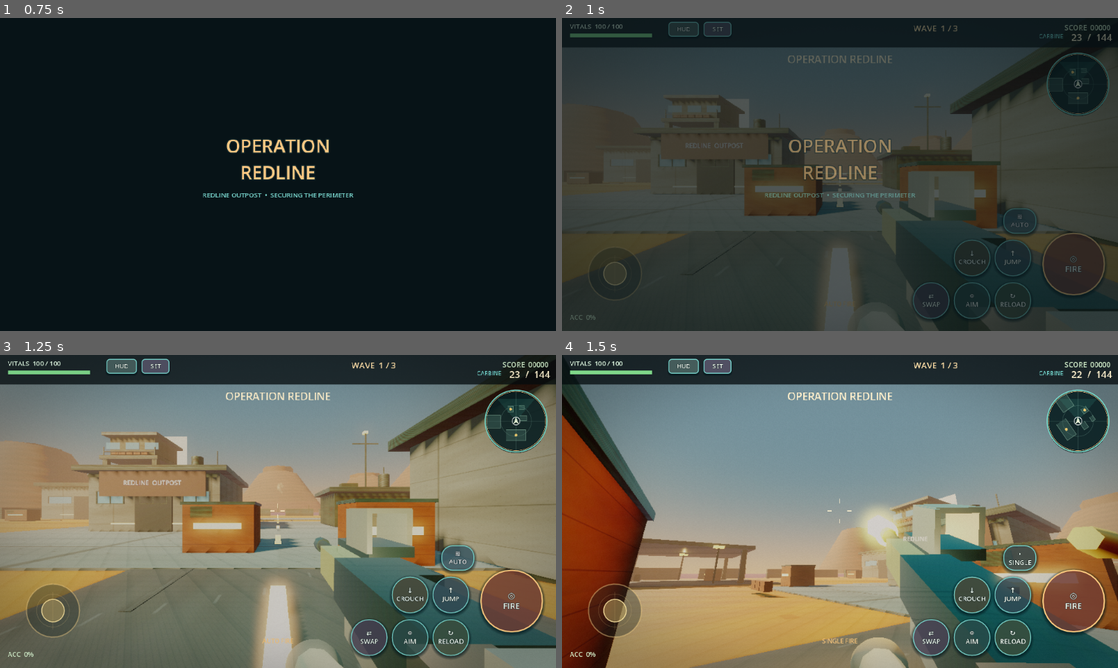
Above: before the commit, frames 1-4 (two rows, left to right).
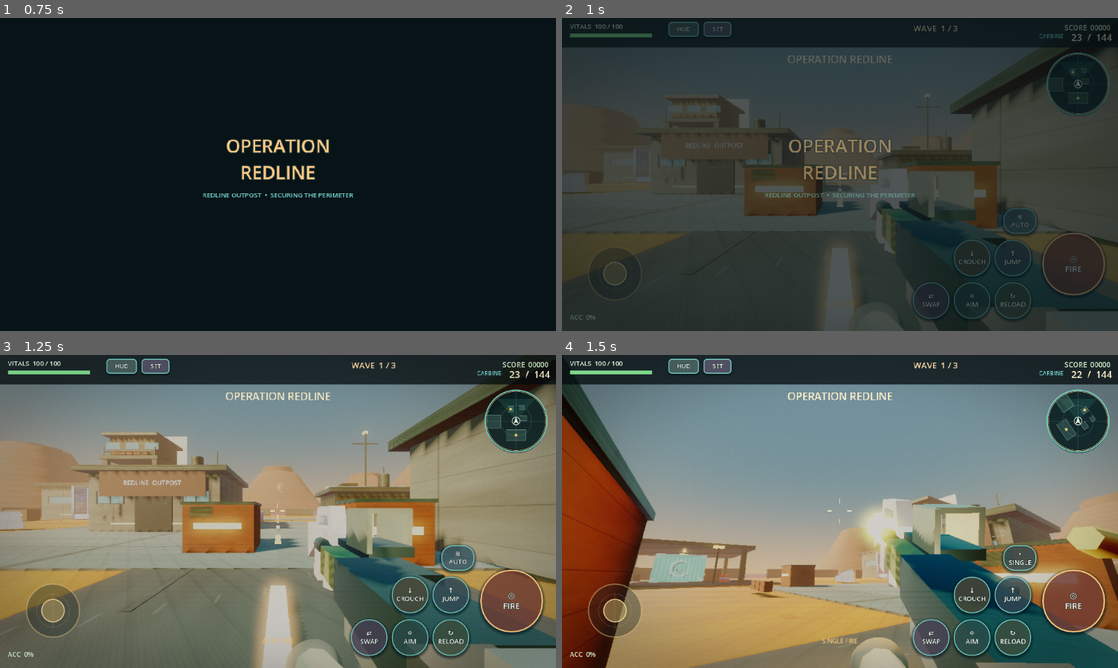
Above: after the commit, the same moments.

Repository: black-glass-dev/2D-Game
Game: Godot game, scene res://scenes/Main.tscn
Two runs of this game, one before a commit and one after it. Both use one fixed random seed, a clock stepped at 60 frames per second and the inputs below.
Inputs (mouse positions are in pixels of both pictures, inside the frame that each line leads up to):
- Up to frame 1 (0.75 s): click "• SINGLE" at 0.5 s
- Up to frame 2 (1 s): no input
- Up to frame 3 (1.25 s): no input
- Up to frame 4 (1.5 s): tap Enter at 1.25 s; move the mouse to (867, 511) at 1.27 s; hold W from 1.28 s (still down); tap C at 1.35 s; click (867, 511) at 1.42 s

Frame 1 is identical in both runs. In frame 2, 0.8% of the frame differs, in the area x 0-68%, y 41-76%; in frame 3, 3.0%; in frame 4, 3.5%, in the area x 15-86%, y 45-83%.
Error in both runs: Invalid assignment of property or key 'modulate' with value of type 'Color' on a base object of type 'MeshInstance3D'. (res://scripts/weapon_effects.gd:219)

Commit message:
feat: add CC0 period outpost asset kit
Co-authored-by: arena-agent <297053741+arena-agent@users.noreply.github.com>

Diff:
--- a/scripts/enemy.gd
+++ b/scripts/enemy.gd
@@ -12,6 +12,11 @@
 const SIGHT_CHECK_INTERVAL := 0.22
 const GRAVITY := 18.0
 const RADAR_NEAR_RANGE := 22.0
+
+# Conventional low-poly character and carbine from Kenney's CC0 library.
+# Source/provenance: assets/third_party/kenney_cc0/README.md.
+const KENNEY_SOLDIER_SCENE := preload("res://assets/third_party/kenney_cc0/characters/arena_soldier.glb")
+const KENNEY_MACHINEGUN_SCENE := preload("res://assets/third_party/kenney_cc0/weapons/machinegun.glb")
 
 var health := MAX_HEALTH
 var attack_timer := 1.0
@@ -38,6 +43,9 @@
 var muzzle_flash_left := 0.0
 var hit_react := 0.0
 var reload_motion := 0.0
+var imported_soldier: Node3D
+var imported_animator: AnimationPlayer
+var imported_animation := ""
 
 func setup(index: int) -> void:
 	spawn_index = index
@@ -157,6 +165,15 @@
 	if body_visual == null or not active:
 		return
 	var speed := Vector2(velocity.x, velocity.z).length()
+	if imported_soldier != null:
+		# The source includes authored hold/walk/shoot clips; use them rather than
+		# posing a robot-like primitive limb rig. Animation is cosmetic only.
+		if muzzle_flash_left > 0.0:
+			_set_imported_animation("holding-both-shoot")
+		elif speed > .38:
+			_set_imported_animation("walk")
+		else:
+			_set_imported_animation("holding-both")
 	walk_phase += delta * (3.2 + speed * 3.8)
 	hit_react = maxf(hit_react - delta * 7.0, 0.0)
 	reload_motion = maxf(reload_motion - delta * 1.8, 0.0)
@@ -240,7 +257,18 @@
 	var accent := _mat([Color("a4342d"), Color("c14431"), Color("802d30")][variant], .68, .05)
 	var face_wrap := _mat([Color("2c2927"), Color("27312e"), Color("382923")][variant], .94, .0)
 	var black := _mat(Color("0b1215"), .50, .58)
-	var visor := _mat(Color("164d52"), .12, .82, Color("46d7cc"), .55)
+	# The imported Kenney soldier is a genuinely modeled, textured character,
+	# replacing the old all-primitive tactical mannequin. Keep a small red
+	# armband only as an original gameplay-identification affordance.
+	if _build_imported_soldier(accent):
+		_build_weapon(black, accent)
+		_build_footstep_dust()
+		_build_nameplate()
+		return
+	# Conservative fallback for an interrupted/missing asset import. It remains
+	# a conventional, non-scifi combatant and preserves gameplay if a developer
+	# intentionally removes the optional CC0 asset directory.
+	var visor := _mat(Color("263b3a"), .20, .55, Color.TRANSPARENT, .0)
 	var plate_edge := _mat(Color("486560"), .50, .34)
 	_part_capsule("Tactical uniform torso", Vector3(0, 1.20, 0), .29, .72, uniform)
 	_part_box("Plate carrier", Vector3(0, 1.20, -.238), Vector3(.54, .50, .09), vest)
@@ -268,6 +296,44 @@
 	_build_footstep_dust()
 	_build_nameplate()
 
+func _build_imported_soldier(accent: Material) -> bool:
+	var scene_visual := KENNEY_SOLDIER_SCENE.instantiate() as Node3D
+	if scene_visual == null:
+		return false
+	imported_soldier = scene_visual
+	imported_soldier.name = "Kenney CC0 armed raider"
+	# The source character is stylised/proportional for pixel art. This authored
+	# non-uniform display scale keeps a readable adult human silhouette inside the
+	# existing 1.75 m collider without changing navigation or hitboxes.
+	imported_soldier.scale = Vector3(.78, 2.14, .95)
+	body_visual.add_child(imported_soldier)
+	imported_animator = _find_animation_player(imported_soldier)
+	_set_imported_animation("holding-both")
+	_part_box("Raider faction armband", Vector3(-.34, 1.37, -.01), Vector3(.15, .11, .27), accent)
+	return true
+
+func _find_animation_player(node: Node) -> AnimationPlayer:
+	if node is AnimationPlayer:
+		return node as AnimationPlayer
+	for child in node.get_children():
+		var found := _find_animation_player(child)
+		if found != null:
+			return found
+	return null
+
+func _set_imported_animation(short_name: String) -> void:
+	if imported_animator == null:
+		return
+	var animation_name := ""
+	for candidate in imported_animator.get_animation_list():
+		if candidate == short_name or candidate.ends_with("/" + short_name):
+			animation_name = candidate
+			break
+	if animation_name.is_empty() or imported_animation == animation_name:
+		return
+	imported_animator.play(animation_name, .12)
+	imported_animation = animation_name
+
 func _limb(limb_name: String, local_position: Vector3, uniform: Material, glove: Material) -> Node3D:
 	var limb := Node3D.new()
 	limb.name = limb_name
@@ -295,13 +361,23 @@
 	weapon_root.position = Vector3(.20, 1.25, -.37)
 	weapon_root.rotation_degrees = Vector3(-8, 0, 0)
 	body_visual.add_child(weapon_root)
-	_part_box_on(weapon_root, "Carbine stock", Vector3(0, -.01, .24), Vector3(.11, .10, .22), black)
-	_part_box_on(weapon_root, "Carbine receiver", Vector3(0, 0, 0), Vector3(.12, .12, .38), black)
-	_part_box_on(weapon_root, "Carbine red handguard", Vector3(0, 0, -.28), Vector3(.10, .095, .28), accent)
-	_part_box_on(weapon_root, "Carbine top rail", Vector3(0, .08, -.12), Vector3(.045, .025, .48), black)
-	_part_box_on(weapon_root, "Carbine sight", Vector3(0, .13, -.12), Vector3(.08, .08, .11), black)
-	_part_box_on(weapon_root, "Carbine magazine", Vector3(0, -.14, .04), Vector3(.085, .22, .12), black)
-	_part_box_on(weapon_root, "Carbine barrel", Vector3(0, .005, -.53), Vector3(.055, .055, .28), black)
+	if imported_soldier != null:
+		var imported_carbine := KENNEY_MACHINEGUN_SCENE.instantiate() as Node3D
+		if imported_carbine != null:
+			imported_carbine.name = "Kenney CC0 conventional carbine"
+			# Kenney's machinegun model is a compact real-world-style service weapon
+			# pointing along local -Z, matching the existing muzzle/effects contract.
+			imported_carbine.position = Vector3(-.075, -.045, -.13)
+			imported_carbine.scale = Vector3(1.28, 1.28, 1.28)
+			weapon_root.add_child(imported_carbine)
+	else:
+		_part_box_on(weapon_root, "Carbine stock", Vector3(0, -.01, .24), Vector3(.11, .10, .22), black)
+		_part_box_on(weapon_root, "Carbine receiver", Vector3(0, 0, 0), Vector3(.12, .12, .38), black)
+		_part_box_on(weapon_root, "Carbine red handguard", Vector3(0, 0, -.28), Vector3(.10, .095, .28), accent)
+		_part_box_on(weapon_root, "Carbine top rail", Vector3(0, .08, -.12), Vector3(.045, .025, .48), black)
+		_part_box_on(weapon_root, "Carbine sight", Vector3(0, .13, -.12), Vector3(.08, .08, .11), black)
+		_part_box_on(weapon_root, "Carbine magazine", Vector3(0, -.14, .04), Vector3(.085, .22, .12), black)
+		_part_box_on(weapon_root, "Carbine barrel", Vector3(0, .005, -.53), Vector3(.055, .055, .28), black)
 	weapon_flash = MeshInstance3D.new()
 	weapon_flash.name = "Raider muzzle flash"
 	var flash_mesh := SphereMesh.new()
--- a/scripts/pistol.gd
+++ b/scripts/pistol.gd
@@ -19,6 +19,8 @@
 const BASE_SPREAD := 0.008
 const SHOT_SOUND := preload("res://assets/audio/pistol_shot.wav")
 const RELOAD_SOUND := preload("res://assets/audio/reload_click.wav")
+# Conventional Kenney CC0 sidearm mesh; provenance is recorded beside assets.
+const KENNEY_PISTOL_SCENE := preload("res://assets/third_party/kenney_cc0/weapons/pistol.glb")
 
 var ammo := MAGAZINE_SIZE
 var reserve := STARTING_RESERVE
@@ -263,6 +265,7 @@
 	_cylinder_part("Threaded barrel", Vector3(0, .05, -.37), .038, .15, 10, polymer)
 	_part("Front sight", Vector3(0, .125, -.30), Vector3(.034, .05, .04), brass)
 	_part("Rear sight", Vector3(0, .125, .08), Vector3(.070, .05, .04), brass)
+	_add_kenney_pistol_detail()
 	_build_arm(sleeve, glove)
 	muzzle_flash = MeshInstance3D.new()
 	muzzle_flash.name = "Layered pistol muzzle flash"
@@ -297,6 +300,17 @@
 	gun_root.add_child(muzzle_light)
 	gun_root.visible = false
 
+func _add_kenney_pistol_detail() -> void:
+	var imported_pistol := KENNEY_PISTOL_SCENE.instantiate() as Node3D
+	if imported_pistol == null:
+		return
+	imported_pistol.name = "Kenney CC0 service pistol detail"
+	# The GLB is a compact conventional sidearm. Its local -Z muzzle is seated
+	# just behind the existing flash so shots retain a single visual source.
+	imported_pistol.position = Vector3(-.075, -.235, -.18)
+	imported_pistol.scale = Vector3(1.52, 1.52, 1.52)
+	gun_root.add_child(imported_pistol)
+
 func _build_arm(sleeve: Material, glove: Material) -> void:
 	var arm := Node3D.new()
 	arm.name = "Pistol gloved forearm"
--- a/scripts/rifle.gd
+++ b/scripts/rifle.gd
@@ -21,6 +21,8 @@
 ]
 const SHOT_SOUND := preload("res://assets/audio/rifle_shot.wav")
 const RELOAD_SOUND := preload("res://assets/audio/reload_click.wav")
+# Conventional Kenney CC0 weapon model; provenance is recorded with the asset.
+const KENNEY_MACHINEGUN_SCENE := preload("res://assets/third_party/kenney_cc0/weapons/machinegun.glb")
 
 var ammo := MAGAZINE_SIZE
 var reserve := STARTING_RESERVE
@@ -302,6 +304,7 @@
 	_part("Open optic glass", Vector3(0, .216, -.20), Vector3(.092, .105, .007), _lens_material())
 	for offset in [-.30, -.16, -.02, .12]:
 		_part("Handguard vent", Vector3(.085, -.015, offset - .30), Vector3(.014, .045, .055), polymer)
+	_add_kenney_carbine_detail()
 	_build_arms(sleeve, glove)
 	muzzle_flash = MeshInstance3D.new()
 	muzzle_flash.name = "Layered rifle muzzle flash"
@@ -337,6 +340,18 @@
 	muzzle_light.position = muzzle_flash.position
 	gun_root.add_child(muzzle_light)
 
+func _add_kenney_carbine_detail() -> void:
+	var imported_carbine := KENNEY_MACHINEGUN_SCENE.instantiate() as Node3D
+	if imported_carbine == null:
+		return
+	imported_carbine.name = "Kenney CC0 service carbine detail"
+	# Its native muzzle points along -Z. This aligns the real external mesh with
+	# the established recoil, casing and muzzle-flash positions while retaining
+	# the intentionally open original reflex sight and first-person hands.
+	imported_carbine.position = Vector3(-.075, -.095, -.39)
+	imported_carbine.scale = Vector3(1.48, 1.48, 1.48)
+	gun_root.add_child(imported_carbine)
+
 func _build_arms(sleeve: Material, glove: Material) -> void:
 	for side in [-1.0, 1.0]:
 		var arm := Node3D.new()
--- a/scripts/world_builder.gd
+++ b/scripts/world_builder.gd
@@ -11,6 +11,19 @@
 const ASPHALT_TEXTURE := "res://assets/textures/asphalt_512.png"
 const DETAIL_NORMAL := "res://assets/textures/terrain_detail_normal_512.png"
 const CINEMATIC_GRADE_SHADER := "res://assets/shaders/cinematic_grade.gdshader"
+
+# Kenney CC0 retro-urban/survival pieces. These are intentionally conventional
+# industrial, cargo and field-dressing assets — no science-fiction kit pieces.
+# Full source and CC0 provenance live in assets/third_party/kenney_cc0/README.md.
+const KENNEY_WALL_WINDOW := preload("res://assets/third_party/kenney_cc0/outpost/wall_window.glb")
+const KENNEY_WALL_GARAGE := preload("res://assets/third_party/kenney_cc0/outpost/wall_garage.glb")
+const KENNEY_ROOF_METAL := preload("res://assets/third_party/kenney_cc0/outpost/roof_metal.glb")
+const KENNEY_BARRIER := preload("res://assets/third_party/kenney_cc0/outpost/barrier_damaged.glb")
+const KENNEY_CARGO_TRUCK := preload("res://assets/third_party/kenney_cc0/outpost/truck_cargo.glb")
+const KENNEY_BARREL := preload("res://assets/third_party/kenney_cc0/props/barrel.glb")
+const KENNEY_METAL_PANEL := preload("res://assets/third_party/kenney_cc0/props/metal_panel.glb")
+const KENNEY_SAND_ROCK_A := preload("res://assets/third_party/kenney_cc0/props/rock_sand_a.glb")
+const KENNEY_SAND_ROCK_B := preload("res://assets/third_party/kenney_cc0/props/rock_sand_b.glb")
 
 static func build(root: Node3D) -> void:
 	_build_environment(root)
@@ -39,6 +52,10 @@
 	_build_expanded_sectors(root, concrete, metal, olive, glass, dark, lamp_glow)
 	_build_watchtower(root, metal, olive, glass, crate, lamp_glow)
 	_build_cover_and_containers(root, crate, metal, olive, lamp_glow)
+	# A deliberately small, authored set of externally sourced low-poly assets
+	# replaces the generic-primitives-only impression without inflating mobile
+	# draw/triangle budgets. Gameplay collision remains the authored primitive kit.
+	_build_kenney_outpost_dressing(root)
 	_build_scatter(root, rock, crate, olive)
 	_build_terrain_story_details(root, asphalt, rock, crate)
 	_build_lamps(root, metal, lamp_glow)
@@ -105,6 +122,16 @@
 		if mesh == null:
 			continue
 		mesh.visible = int(mesh.get_meta("quality_rank", 0)) < budget
+	# Imported CC0 art is similarly tier-aware. Low keeps the necessary walls,
+	# barriers and trucks; optional drums/repairs and distant rocks return as the
+	# selected quality rises. This never changes collision or encounter logic.
+	var kenney_budget_by_tier := {"LOW": 0, "MEDIUM": 1, "HIGH": 2, "ULTRA": 2}
+	var kenney_budget := 0 if adaptive_reduced else int(kenney_budget_by_tier.get(tier, 2))
+	for prop_node in root.get_tree().get_nodes_in_group("redline_kenney_props"):
+		var prop := prop_node as Node3D
+		if prop == null:
+			continue
+		prop.visible = int(prop.get_meta("quality_rank", 0)) <= kenney_budget
 
 static func set_wave_atmosphere(root: Node3D, wave_number: int) -> void:
 	var env_node := root.get_node_or_null("Dusty sunset environment") as WorldEnvironment
@@ -417,6 +444,66 @@
 			_box(root, "Container stencil", position + Vector3(-size.x * .22, 0.58, size.z * .52 + .04), Vector3(size.x * .30, .38, .035), olive, false)
 	for position in [Vector3(-13.5, 0.46, 9.5), Vector3(-12.55, 0.46, 9.5), Vector3(-11.6, 0.46, 9.5), Vector3(18.0, 0.46, -5.0), Vector3(18.95, 0.46, -5.0), Vector3(-28.0, 0.46, -22.0), Vector3(26.0, 0.46, 37.0), Vector3(27.0, 0.46, 37.0)]:
 		_box(root, "Sandbag", position, Vector3(0.86, 0.5, 0.42), crate, false)
+
+static func _build_kenney_outpost_dressing(root: Node3D) -> void:
+	# All placement coordinates are authored against the collision-safe primitive
+	# level. They add recognizable late-1990s/early-2000s military logistics
+	# language (garage bays, cargo, drums, sheet-metal repairs), not scifi set
+	# dressing. Most pieces are deliberately behind or beside combat routes.
+	#
+	# Walls / roofs: external textured architecture layered over simple collision.
+	_kenney_prop(root, "Kenney command window bay", KENNEY_WALL_WINDOW, Vector3(-11.9, .12, -.82), Vector3(3.9, 3.9, 1.0), 0.0, 0)
+	_kenney_prop(root, "Kenney command window bay", KENNEY_WALL_WINDOW, Vector3(-5.1, .12, -.82), Vector3(3.9, 3.9, 1.0), 0.0, 0)
+	_kenney_prop(root, "Kenney radio window bay", KENNEY_WALL_WINDOW, Vector3(6.6, .12, -4.84), Vector3(3.6, 3.0, 1.0), 0.0, 0)
+	_kenney_prop(root, "Kenney radio window bay", KENNEY_WALL_WINDOW, Vector3(11.4, .12, -4.84), Vector3(3.6, 3.0, 1.0), 0.0, 0)
+	_kenney_prop(root, "Kenney depot garage bay", KENNEY_WALL_GARAGE, Vector3(11.0, .12, 4.28), Vector3(4.2, 4.0, 1.0), 0.0, 0)
+	_kenney_prop(root, "Kenney north hangar bay", KENNEY_WALL_GARAGE, Vector3(-33.0, .14, -24.26), Vector3(8.5, 6.0, 1.0), 0.0, 0)
+	_kenney_prop(root, "Kenney relay garage bay", KENNEY_WALL_GARAGE, Vector3(37.0, 1.05, -24.30), Vector3(4.3, 4.2, 1.0), 0.0, 0)
+	_kenney_prop(root, "Kenney radio shed metal roof", KENNEY_ROOF_METAL, Vector3(9.0, 3.55, -8.0), Vector3(7.0, 1.0, 6.0), 0.0, 0)
+	_kenney_prop(root, "Kenney checkpoint canopy roof", KENNEY_ROOF_METAL, Vector3(-12.0, 4.55, 36.0), Vector3(6.6, 1.0, 6.6), 0.0, 0)
+
+	# Cargo / fortified route: recurring low-poly objects create a real logistics
+	# story without replacing collision or pathfinding with imported geometry.
+	_kenney_prop(root, "Kenney parked cargo truck", KENNEY_CARGO_TRUCK, Vector3(-35.0, .12, 14.0), Vector3(4.45, 4.45, 4.45), 0.0, 0)
+	_kenney_prop(root, "Kenney smuggler cargo truck", KENNEY_CARGO_TRUCK, Vector3(25.0, .12, 25.0), Vector3(4.10, 4.10, 4.10), 180.0, 0)
+	for barrier_data in [
+		[Vector3(2.0, .10, 38.7), 0.0], [Vector3(5.0, .10, 38.7), 0.0],
+		[Vector3(11.0, .10, 38.7), 0.0], [Vector3(-24.0, .10, 29.0), 90.0],
+		[Vector3(20.0, .10, -15.0), 90.0], [Vector3(-22.0, .10, -3.0), 0.0],
+	]:
+		var barrier_position: Vector3 = barrier_data[0]
+		var barrier_yaw: float = barrier_data[1]
+		_kenney_prop(root, "Kenney damaged concrete barrier", KENNEY_BARRIER, barrier_position, Vector3(4.2, 4.2, 4.2), barrier_yaw, 0)
+
+	# Medium/low budget dressing: readable fuel drums and field repairs near the
+	# player at high detail, without wasting fill rate on distant clutter.
+	for barrel in [Vector3(-30.2, .10, 9.0), Vector3(-29.4, .10, 9.3), Vector3(-30.8, .10, 9.5), Vector3(15.6, .10, 13.8), Vector3(16.3, .10, 13.5), Vector3(4.0, .10, 33.8)]:
+		_kenney_prop(root, "Kenney fuel drum", KENNEY_BARREL, barrel, Vector3(2.7, 2.7, 2.7), 0.0, 1)
+	for panel_data in [
+		[Vector3(-7.0, .10, -14.62), 0.0], [Vector3(-2.7, .10, -14.62), 0.0],
+		[Vector3(15.8, .10, 6.0), 90.0], [Vector3(15.8, .10, 7.7), 90.0],
+	]:
+		var panel_position: Vector3 = panel_data[0]
+		var panel_yaw: float = panel_data[1]
+		_kenney_prop(root, "Kenney bolted sheet-metal repair", KENNEY_METAL_PANEL, panel_position, Vector3(3.0, 3.0, 3.0), panel_yaw, 1)
+	for rock in [Vector3(-26.0, .04, 19.0), Vector3(-31.0, .04, 24.0), Vector3(31.0, .04, -8.0), Vector3(28.0, .04, -13.0), Vector3(-6.0, .04, 31.0), Vector3(12.0, .04, 28.0)]:
+		var rock_scene: PackedScene = KENNEY_SAND_ROCK_A if int(absf(rock.x + rock.z)) % 2 == 0 else KENNEY_SAND_ROCK_B
+		_kenney_prop(root, "Kenney desert rock", rock_scene, rock, Vector3(2.2, 2.2, 2.2), float(int(absf(rock.x) * 17.0) % 180), 2)
+
+static func _kenney_prop(parent: Node3D, label: String, source: PackedScene, position_value: Vector3, scale_value: Vector3, yaw_degrees: float, quality_rank: int) -> Node3D:
+	var holder := Node3D.new()
+	holder.name = label
+	holder.position = position_value
+	holder.rotation_degrees.y = yaw_degrees
+	holder.scale = scale_value
+	holder.add_to_group("redline_kenney_props")
+	holder.set_meta("quality_rank", quality_rank)
+	parent.add_child(holder)
+	var visual := source.instantiate() as Node3D
+	if visual != null:
+		visual.name = "%s visual" % label
+		holder.add_child(visual)
+	return holder
 
 static func _build_scatter(root: Node3D, rock: Material, crate: Material, olive: Material) -> void:
 	# Deterministic scatter means there are no per-frame allocations and every
Binary file added: assets/third_party/kenney_cc0/characters/Textures/colormap.png
Binary file added: assets/third_party/kenney_cc0/characters/arena_soldier.glb
Binary file added: assets/third_party/kenney_cc0/outpost/Textures/concrete.png
Binary file added: assets/third_party/kenney_cc0/outpost/Textures/metal.png
Binary file added: assets/third_party/kenney_cc0/outpost/Textures/roof_plates.png
Binary file added: assets/third_party/kenney_cc0/outpost/Textures/truck_alien.png
Binary file added: assets/third_party/kenney_cc0/outpost/Textures/wall.png
Binary file added: assets/third_party/kenney_cc0/outpost/Textures/wall_garage.png
Binary file added: assets/third_party/kenney_cc0/outpost/Textures/wall_lines.png
Binary file added: assets/third_party/kenney_cc0/outpost/Textures/windows.png
Binary file added: assets/third_party/kenney_cc0/outpost/barrier_damaged.glb
Binary file added: assets/third_party/kenney_cc0/outpost/roof_metal.glb
(and 11 more such lines)
